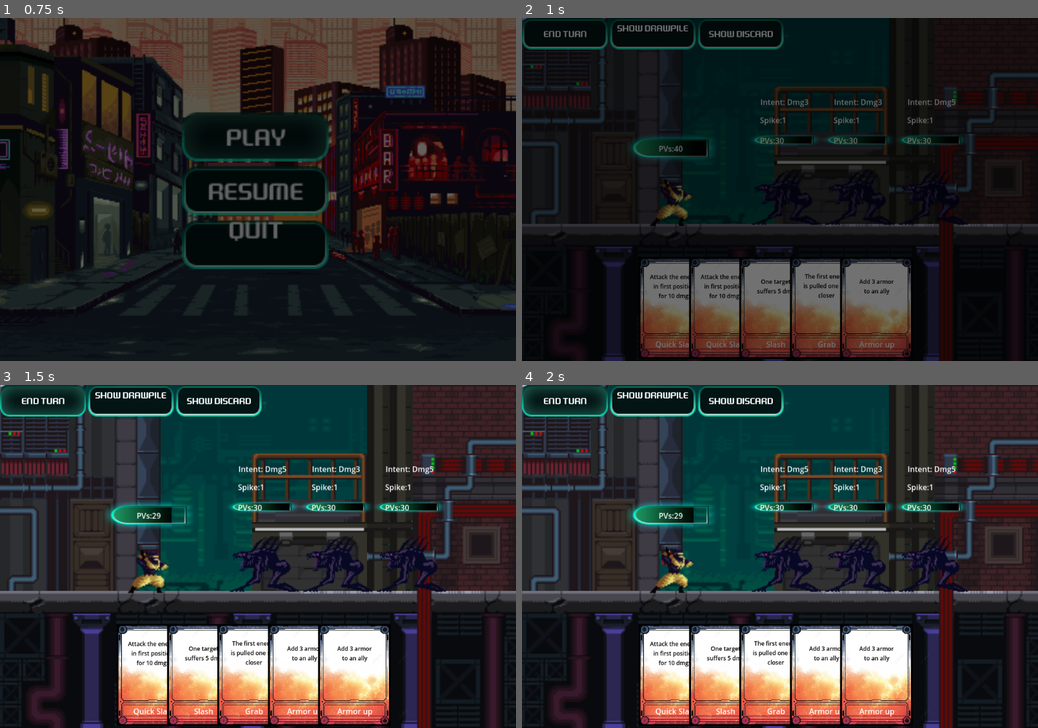
Above: before the commit, frames 1-4 (two rows, left to right).
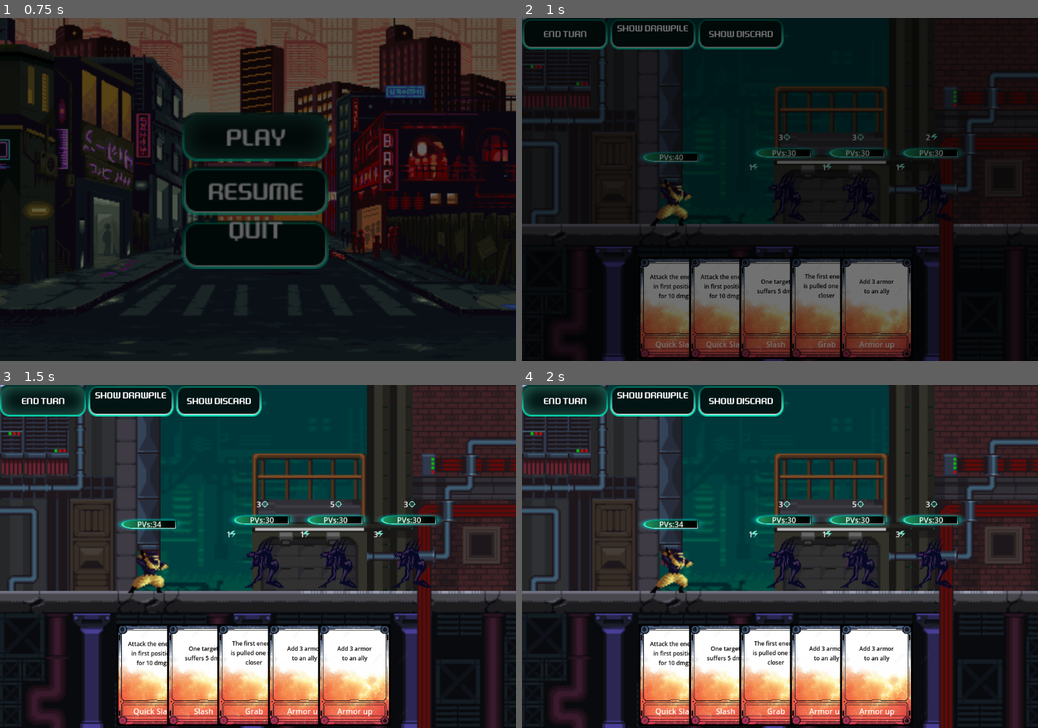
Above: after the commit, the same moments.

Repository: Azhrilla/SlayTheDungeon
Game: Godot game, scene res://UI/main_menu.tscn
Same seed, same stepped clock (60 frames per second), same inputs: the game is played once before the commit and once after it.
Inputs:
- Up to frame 1 (0.75 s): click "Play" at 0.5 s
- Up to frame 2 (1 s): no input
- Up to frame 3 (1.5 s): click "End Turn" at 1.25 s
- Up to frame 4 (2 s): no input

Frame 1 is identical in both runs. In frame 2, 2.5% of the frame differs, in the area x 21-87%, y 23-61%; in frame 3, 5.2%, in the area x 20-87%, y 23-61%; in frame 4, 5.2%.

Commit message:
UI update
_added status incons
_moved a lot of the assets to tidy a little

Diff:
--- a/Enemies/enemy_caillou.tscn
+++ b/Enemies/enemy_caillou.tscn
@@ -1,13 +1,13 @@
-[gd_scene load_steps=4 format=3 uid="uid://ckgf8vpe4io37"]
+[gd_scene load_steps=4 format=3 uid="uid://dakepv5v8j14s"]
 
-[ext_resource type="PackedScene" uid="uid://2l8jq7mh7hip" path="res://Game/enemy.tscn" id="1_3xy6u"]
-[ext_resource type="Texture2D" uid="uid://t6lbuvj4aw0i" path="res://Graphics/caillou.webp" id="2_008xq"]
-[ext_resource type="Script" path="res://Enemies/enemy_caillou.gd" id="2_ji2lm"]
+[ext_resource type="PackedScene" uid="uid://dsjhyxievg8pq" path="res://Game/enemy.tscn" id="1_3xy6u"]
+[ext_resource type="Texture2D" uid="uid://t6lbuvj4aw0i" path="res://Graphics/Bordel/caillou.webp" id="2_008xq"]
+[ext_resource type="Script" uid="uid://cvh2n13ggdyhb" path="res://Enemies/enemy_caillou.gd" id="2_ji2lm"]
 
-[node name="enemy_caillou" instance=ExtResource("1_3xy6u")]
+[node name="EnemyCaillou" instance=ExtResource("1_3xy6u")]
 script = ExtResource("2_ji2lm")
 
-[node name="Sprite2D" parent="." index="5"]
-position = Vector2(-0.500005, -22)
-scale = Vector2(0.565385, 0.55)
+[node name="Sprite2D" parent="." index="1"]
+position = Vector2(-0.9999999, 18)
+scale = Vector2(-0.3733052, 0.40041056)
 texture = ExtResource("2_008xq")
--- a/Enemies/enemy_factory.gd
+++ b/Enemies/enemy_factory.gd
@@ -4,6 +4,7 @@
 const caillou:PackedScene = preload("res://Enemies/enemy_caillou.tscn")
 const flame:PackedScene = preload("res://Enemies/enemy_flame.tscn")
 const sniper:PackedScene = preload("res://Enemies/enemy_sniper.tscn")
+
 
 
 static func createEnemy(_id:String)->Enemy:
--- a/Enemies/enemy_flame.gd
+++ b/Enemies/enemy_flame.gd
@@ -8,6 +8,11 @@
 	m_spikeDmg = 1
 	m_intentions = ["Dmg3","Dmg3","Dmg3","Dmg5","Dmg5","Spike+2"]
 	super._ready()
+
+func updateIntentionStatus(_str:String):
+	super.updateIntentionStatus(_str)
+	if _str.contains("Spike+2"):
+		$CharUI/UIContainer/Control/Icon_Status.setStatus(2,Globals.statusType.SPIKE)
 
 func attack(_heroes:Array[Character]) -> void:
 	match m_currentIntention:
--- a/Enemies/enemy_flame.tscn
+++ b/Enemies/enemy_flame.tscn
@@ -1,22 +1,13 @@
-[gd_scene load_steps=4 format=3 uid="uid://cdedftd4r01y6"]
+[gd_scene load_steps=4 format=3 uid="uid://gumnk56wfijl"]
 
-[ext_resource type="PackedScene" uid="uid://2l8jq7mh7hip" path="res://Game/enemy.tscn" id="1_6f836"]
-[ext_resource type="Script" path="res://Enemies/enemy_flame.gd" id="1_jjild"]
-[ext_resource type="Texture2D" uid="uid://bka0m3wcudjx7" path="res://Graphics/AlienBite/scifi_alien_bite_1.png" id="3_320ju"]
+[ext_resource type="PackedScene" uid="uid://dsjhyxievg8pq" path="res://Game/enemy.tscn" id="1_6f836"]
+[ext_resource type="Script" uid="uid://bmgtfaarpju52" path="res://Enemies/enemy_flame.gd" id="1_jjild"]
+[ext_resource type="Texture2D" uid="uid://bka0m3wcudjx7" path="res://Graphics/Bordel/AlienBite/scifi_alien_bite_1.png" id="3_320ju"]
 
-[node name="Enemy_Flame" instance=ExtResource("1_6f836")]
+[node name="EnemyFlame" instance=ExtResource("1_6f836")]
 script = ExtResource("1_jjild")
 
-[node name="HealthValue" parent="." index="2"]
-horizontal_alignment = 0
-
-[node name="ArmorValue" parent="." index="3"]
-horizontal_alignment = 0
-
-[node name="Sprite2D" parent="." index="5"]
-position = Vector2(-2.38419e-07, 4.76837e-07)
-scale = Vector2(2, 2.155)
+[node name="Sprite2D" parent="." index="1"]
+position = Vector2(2, -1.000001)
+scale = Vector2(1.1291437, 1.9355764)
 texture = ExtResource("3_320ju")
-
-[node name="AnimatedSpriteEnemy" parent="." index="6"]
-visible = false
--- a/Enemies/enemy_sniper.tscn
+++ b/Enemies/enemy_sniper.tscn
@@ -1,17 +1,13 @@
-[gd_scene load_steps=4 format=3 uid="uid://b0sf0rskk58b3"]
+[gd_scene load_steps=4 format=3 uid="uid://dtlrlbygskqkc"]
 
-[ext_resource type="PackedScene" uid="uid://2l8jq7mh7hip" path="res://Game/enemy.tscn" id="1_t70xj"]
-[ext_resource type="Script" path="res://sniper.gd" id="2_h5qy7"]
-[ext_resource type="Texture2D" uid="uid://c8f65vkqj1urx" path="res://Graphics/sniper.png" id="3_2e3n3"]
+[ext_resource type="PackedScene" uid="uid://dsjhyxievg8pq" path="res://Game/enemy.tscn" id="1_xuy8n"]
+[ext_resource type="Script" uid="uid://2omc3j8hpx2a" path="res://Enemies/enemy_sniper.gd" id="2_okj4a"]
+[ext_resource type="Texture2D" uid="uid://c8f65vkqj1urx" path="res://Graphics/Bordel/sniper.png" id="3_okj4a"]
 
-[node name="Sniper" instance=ExtResource("1_t70xj")]
-script = ExtResource("2_h5qy7")
+[node name="EnemySniper" instance=ExtResource("1_xuy8n")]
+scale = Vector2(0.94278854, 1)
+script = ExtResource("2_okj4a")
 
-[node name="Intention" parent="." index="4"]
-offset_left = -49.0
-offset_top = -154.0
-offset_right = 49.0
-offset_bottom = -131.0
-
-[node name="Sprite2D" parent="." index="5"]
-texture = ExtResource("3_2e3n3")
+[node name="Sprite2D" parent="." index="1"]
+scale = Vector2(0.301056, 0.25557813)
+texture = ExtResource("3_okj4a")
--- a/Game/character.gd
+++ b/Game/character.gd
@@ -4,11 +4,13 @@
 var m_currentHealth = 0
 var m_currentArmor = 0
 var m_type = Globals.type.NONE
+var m_currentPosition = 0
+var m_spikeDmg:int = 0
+
 signal OnDeath
 signal mouseOver(_char:Character)
+var iconStatusScene:PackedScene = preload("res://UI/Icons/icon_status.tscn")
 
-var m_currentPosition = 0
-var m_spikeDmg:int = 0
 
 func startRound(_heroes:Array[Character],_monsters:Array[Character]):
 	m_currentArmor = 0
@@ -17,17 +19,45 @@
 	pass
 
 func _ready() -> void:
-	$HealthBar.max_value = m_currentHealth
+	$CharUI/UIContainer/HealthBar.max_value = m_currentHealth
+
+func getStatusCount() -> int:
+	var statusCount = 0
+	if m_currentArmor > 0:
+		statusCount+=1
+	if m_spikeDmg > 0:
+		statusCount+=1
+	return statusCount
+
+func setArmor(indexStatusInput:int) -> int:
+	if m_currentArmor == 0:
+		return indexStatusInput
+	var statusIcon = $CharUI/UIContainer/StatusContainer.get_child(indexStatusInput)
+	statusIcon.setStatus(m_currentArmor,Globals.statusType.ARMOR)
+	return indexStatusInput + 1
+
+func setSpike(indexStatusInput:int) -> int:
+	if m_spikeDmg == 0:
+		return indexStatusInput
+	var statusIcon = $CharUI/UIContainer/StatusContainer.get_child(indexStatusInput)
+	statusIcon.setStatus(m_spikeDmg,Globals.statusType.SPIKE)
+	return indexStatusInput + 1
+
+func updateStatusGUI():
+	var statusCount = getStatusCount()
+	while $CharUI/UIContainer/StatusContainer.get_child_count() > statusCount:
+		$CharUI/UIContainer/StatusContainer.remove_child($CharUI/UIContainer/StatusContainer.get_child(0))
+	while $CharUI/UIContainer/StatusContainer.get_child_count() < statusCount:
+		$CharUI/UIContainer/StatusContainer.add_child(iconStatusScene.instantiate())
+
+	var statusIndex = 0
+	statusIndex = setArmor(statusIndex)
+	statusIndex = setSpike(statusIndex)
 
 func _process(_delta: float) -> void:
-	$HealthBar.value = m_currentHealth
-	var buffText:String = ""
-	if m_currentArmor > 0:
-		buffText += "Armor:{0}".format([m_currentArmor])
-	if m_spikeDmg > 0:
-		buffText += "Spike:{0}".format([m_spikeDmg])
-	$ArmorValue.text = buffText
-	$HealthValue.text = "PVs:{0}".format([m_currentHealth])
+	updateStatusGUI()
+	$CharUI/UIContainer/HealthBar.value = m_currentHealth
+	$CharUI/UIContainer/HealthBar/HealthValue.text = "PVs:{0}".format([m_currentHealth])
 
 func useArmorAndGetDmg(_dmg:int) -> int:
 	var absorbedDmg = min(m_currentArmor,_dmg)
--- a/Game/character.tscn
+++ b/Game/character.tscn
@@ -1,8 +1,8 @@
 [gd_scene load_steps=4 format=3 uid="uid://b3or1ncou622t"]
 
-[ext_resource type="Script" path="res://Game/character.gd" id="1_wvyfx"]
-[ext_resource type="Texture2D" uid="uid://bno2yip2i53du" path="res://Graphics/UI/Panel Empty.png" id="2_00k8r"]
-[ext_resource type="Texture2D" uid="uid://c2vdcwffkq0fh" path="res://Graphics/UI/Panel Empty Green.png" id="3_cto16"]
+[ext_resource type="Script" uid="uid://lw5c7gwqboqc" path="res://Game/character.gd" id="1_wvyfx"]
+[ext_resource type="Texture2D" uid="uid://bno2yip2i53du" path="res://Graphics/UI/HealthBar/Panel Empty.png" id="2_x570n"]
+[ext_resource type="Texture2D" uid="uid://c2vdcwffkq0fh" path="res://Graphics/UI/HealthBar/Panel Empty Green.png" id="3_vdy7i"]
 
 [node name="Character" type="Area2D"]
 script = ExtResource("1_wvyfx")
@@ -10,31 +10,60 @@
 [node name="CollisionShape2D" type="CollisionShape2D" parent="."]
 position = Vector2(2, -7.5)
 
-[node name="HealthBar" type="TextureProgressBar" parent="."]
-offset_left = -102.0
-offset_top = -157.0
-offset_right = 102.0
-offset_bottom = -92.0
-nine_patch_stretch = true
-texture_under = ExtResource("2_00k8r")
-texture_progress = ExtResource("3_cto16")
-
-[node name="HealthValue" type="Label" parent="."]
-offset_left = -50.0
-offset_top = -135.0
-offset_right = 48.0
-offset_bottom = -112.0
-horizontal_alignment = 1
-
-[node name="ArmorValue" type="Label" parent="."]
-offset_left = -50.0
-offset_top = -178.0
-offset_right = 48.0
-offset_bottom = -155.0
-horizontal_alignment = 1
-
 [node name="Sprite2D" type="Sprite2D" parent="."]
 position = Vector2(1.625, -8.375)
 scale = Vector2(0.38591, 0.415577)
 
+[node name="CharUI" type="Control" parent="."]
+custom_minimum_size = Vector2(150, 150)
+layout_mode = 3
+anchors_preset = 8
+anchor_left = 0.5
+anchor_top = 0.5
+anchor_right = 0.5
+anchor_bottom = 0.5
+offset_left = -75.0
+offset_top = -120.0
+offset_right = 75.0
+offset_bottom = 30.0
+grow_horizontal = 2
+grow_vertical = 2
+
+[node name="UIContainer" type="VBoxContainer" parent="CharUI"]
+layout_mode = 1
+anchors_preset = 15
+anchor_right = 1.0
+anchor_bottom = 1.0
+grow_horizontal = 2
+grow_vertical = 2
+
+[node name="HealthBar" type="TextureProgressBar" parent="CharUI/UIContainer"]
+custom_minimum_size = Vector2(100, 30)
+layout_mode = 2
+nine_patch_stretch = true
+texture_under = ExtResource("2_x570n")
+texture_progress = ExtResource("3_vdy7i")
+metadata/_edit_lock_ = true
+
+[node name="HealthValue" type="Label" parent="CharUI/UIContainer/HealthBar"]
+layout_mode = 1
+anchors_preset = 8
+anchor_left = 0.5
+anchor_top = 0.5
+anchor_right = 0.5
+anchor_bottom = 0.5
+offset_left = -50.0
+offset_top = -12.5
+offset_right = 50.0
+offset_bottom = 12.5
+grow_horizontal = 2
+grow_vertical = 2
+horizontal_alignment = 1
+metadata/_edit_lock_ = true
+
+[node name="StatusContainer" type="HBoxContainer" parent="CharUI/UIContainer"]
+custom_minimum_size = Vector2(0, 20)
+layout_mode = 2
+metadata/_edit_lock_ = true
+
 [connection signal="mouse_entered" from="." to="." method="_on_mouse_entered"]
--- a/Game/enemy.gd
+++ b/Game/enemy.gd
@@ -11,9 +11,14 @@
 func attack(_heroes:Array[Character]) -> void:
 	pass
 
+func updateIntentionStatus(_str:String):
+	if _str.contains("Dmg"):
+		_str.remove_chars("Dmg")
+		$CharUI/UIContainer/Control/Icon_Status.setStatus(_str.to_int(),Globals.statusType.DMG)
+
 func choseIntention():
 	m_currentIntention = m_intentions.pick_random()
-	$Intention.text = "Intent: "+m_currentIntention
+	updateIntentionStatus(m_currentIntention)
 
 func startRound(_heroes:Array[Character],_monsters:Array[Character]):
 	super.startRound(_heroes,_monsters)
--- a/Game/enemy.tscn
+++ b/Game/enemy.tscn
@@ -1,47 +1,31 @@
-[gd_scene load_steps=3 format=3 uid="uid://2l8jq7mh7hip"]
+[gd_scene load_steps=4 format=3 uid="uid://dsjhyxievg8pq"]
 
 [ext_resource type="PackedScene" uid="uid://b3or1ncou622t" path="res://Game/character.tscn" id="1_w44hy"]
-
-[sub_resource type="SpriteFrames" id="SpriteFrames_6a2xg"]
-animations = [{
-"frames": [],
-"loop": true,
-"name": &"default",
-"speed": 5.0
-}, {
-"frames": [],
-"loop": true,
-"name": &"idle",
-"speed": 5.0
-}]
+[ext_resource type="Script" uid="uid://xo5mjkujeho2" path="res://Game/enemy.gd" id="2_3lea4"]
+[ext_resource type="PackedScene" uid="uid://c8lxcjexkeo5q" path="res://UI/Icons/icon_status.tscn" id="3_jv4p2"]
 
 [node name="Enemy" instance=ExtResource("1_w44hy")]
+script = ExtResource("2_3lea4")
 
-[node name="HealthBar" parent="." index="1"]
-offset_left = -79.0
-offset_top = -122.0
-offset_right = 80.0
-offset_bottom = -95.0
+[node name="CharUI" parent="." index="2"]
+offset_top = -130.0
+offset_bottom = 20.0
 
-[node name="HealthValue" parent="." index="2"]
-offset_left = -51.0
-offset_top = -119.0
-offset_right = 47.0
-offset_bottom = -96.0
+[node name="Control" type="Control" parent="CharUI/UIContainer" index="0"]
+custom_minimum_size = Vector2(0, 30)
+layout_mode = 2
+size_flags_horizontal = 4
 
-[node name="ArmorValue" parent="." index="3"]
-offset_left = -51.0
-offset_top = -162.0
-offset_right = 47.0
-offset_bottom = -139.0
-
-[node name="Intention" type="Label" parent="." index="4"]
-offset_left = -50.0
-offset_top = -200.0
-offset_right = 48.0
-offset_bottom = -177.0
-horizontal_alignment = 1
-
-[node name="AnimatedSpriteEnemy" type="AnimatedSprite2D" parent="." index="6"]
-sprite_frames = SubResource("SpriteFrames_6a2xg")
-animation = &"idle"
+[node name="Icon_Status" parent="CharUI/UIContainer/Control" index="0" instance=ExtResource("3_jv4p2")]
+layout_mode = 1
+anchors_preset = 8
+anchor_left = 0.5
+anchor_top = 0.5
+anchor_right = 0.5
+anchor_bottom = 0.5
+offset_left = -12.5
+offset_top = -15.0
+offset_right = 12.5
+offset_bottom = 15.0
+grow_horizontal = 2
+grow_vertical = 2
--- a/Graphics/UI/tilemap.tres
+++ b/Graphics/UI/tilemap.tres
@@ -1,6 +1,6 @@
 [gd_resource type="TileSet" load_steps=3 format=3 uid="uid://ce22gsyr1i1cv"]
 
-[ext_resource type="Texture2D" uid="uid://s77pkekc4veu" path="res://Graphics/UI/tests/Sidescroller Shooter - Central City/Assets/Buildings.png" id="1_mcxwy"]
+[ext_resource type="Texture2D" uid="uid://s77pkekc4veu" path="res://Graphics/Bordel/tests/Sidescroller Shooter - Central City/Assets/Buildings.png" id="1_mcxwy"]
 
 [sub_resource type="TileSetAtlasSource" id="TileSetAtlasSource_lj5ke"]
 texture = ExtResource("1_mcxwy")
--- /dev/null
+++ b/UI/Icons/icon_armor.tscn
@@ -0,0 +1,7 @@
+[gd_scene load_steps=3 format=3 uid="uid://bmww6digmsao3"]
+
+[ext_resource type="PackedScene" uid="uid://c8lxcjexkeo5q" path="res://UI/Icons/icon_status.tscn" id="1_legbl"]
+[ext_resource type="Texture2D" uid="uid://wei22wbkqf68" path="res://Graphics/UI/Icons/shield.png" id="2_r4iid"]
+
+[node name="Icon_Armor" instance=ExtResource("1_legbl")]
+texture = ExtResource("2_r4iid")
--- /dev/null
+++ b/UI/Icons/icon_status.gd
@@ -0,0 +1,28 @@
+extends Control
+
+var m_statusType:Globals.statusType = Globals.statusType.NONE
+
+func setStatus(_value:int,_statusType:Globals.statusType):
+	$value.text = str(_value)
+	if _value == 0:
+		$value.visible = false
+	else:
+		$value.visible = true
+
+	if m_statusType == _statusType:
+		return
+
+	m_statusType = _statusType
+	match _statusType:
+		Globals.statusType.SPIKE:
+			var texturePath= "res://Graphics/UI/Icons/lightning.png"
+			var texture2d = load(texturePath)
+			$TextureStatus.texture = texture2d;
+		Globals.statusType.ARMOR:
+			var texturePath= "res://Graphics/UI/Icons/shield.png"
+			var texture2d = load(texturePath)
+			$TextureStatus.texture = texture2d;
+		Globals.statusType.DMG:
+			var texturePath= "res://Graphics/UI/Icons/target.png"
+			var texture2d = load(texturePath)
+			$TextureStatus.texture = texture2d;
--- /dev/null
+++ b/UI/Icons/icon_status.tscn
@@ -0,0 +1,36 @@
+[gd_scene load_steps=2 format=3 uid="uid://c8lxcjexkeo5q"]
+
+[ext_resource type="Script" uid="uid://dffrcvpdatr7k" path="res://UI/Icons/icon_status.gd" id="1_gb0o6"]
+
+[node name="Icon_Status" type="Control"]
+custom_minimum_size = Vector2(20, 20)
+layout_mode = 3
+anchors_preset = 0
+offset_right = 25.0
+offset_bottom = 30.0
+script = ExtResource("1_gb0o6")
+
+[node name="TextureStatus" type="TextureRect" parent="."]
+custom_minimum_size = Vector2(15, 15)
+layout_mode = 1
+anchors_preset = 6
+anchor_left = 1.0
+anchor_top = 0.5
+anchor_right = 1.0
+anchor_bottom = 0.5
+offset_left = -15.0
+offset_top = -7.5
+offset_bottom = 7.5
+grow_horizontal = 0
+grow_vertical = 2
+expand_mode = 1
+
+[node name="value" type="Label" parent="."]
+layout_mode = 1
+anchors_preset = 4
+anchor_top = 0.5
+anchor_bottom = 0.5
+offset_top = -11.5
+offset_right = 20.0
+offset_bottom = 11.5
+grow_vertical = 2
--- a/UI/main_menu.tscn
+++ b/UI/main_menu.tscn
@@ -1,15 +1,15 @@
 [gd_scene load_steps=13 format=3 uid="uid://dg5t3rwrpb85k"]
 
-[ext_resource type="Script" path="res://UI/main_menu.gd" id="1_o7cre"]
-[ext_resource type="Texture2D" uid="uid://mnxlwlmag0u1" path="res://Graphics/UI/mainmenuscroller/CityLayers/back.png" id="2_tg7sp"]
-[ext_resource type="Texture2D" uid="uid://breq2e4hdjvx6" path="res://Graphics/UI/mainmenuscroller/CityLayers/middle.png" id="3_epo37"]
-[ext_resource type="Shader" path="res://Graphics/UI/mainmenuscroller/auto_scroller.gdshader" id="4_j5vsb"]
-[ext_resource type="Texture2D" uid="uid://dbotj68k7ffx5" path="res://Graphics/UI/mainmenuscroller/CityLayers/foreground-empty.png" id="4_u5d2g"]
-[ext_resource type="Texture2D" uid="uid://dcyo3w2yufkom" path="res://Graphics/UI/Button Normal.png" id="6_j261a"]
-[ext_resource type="Texture2D" uid="uid://df5slpovx00bd" path="res://Graphics/UI/Button Active.png" id="7_1781y"]
-[ext_resource type="Texture2D" uid="uid://cucvqy18cqvf3" path="res://Graphics/UI/Button Hover.png" id="8_yp4m7"]
+[ext_resource type="Script" uid="uid://yo3mvyivmumr" path="res://UI/main_menu.gd" id="1_o7cre"]
+[ext_resource type="Texture2D" uid="uid://mnxlwlmag0u1" path="res://Graphics/Bordel/mainmenuscroller/CityLayers/back.png" id="2_tg7sp"]
+[ext_resource type="Texture2D" uid="uid://breq2e4hdjvx6" path="res://Graphics/Bordel/mainmenuscroller/CityLayers/middle.png" id="3_epo37"]
+[ext_resource type="Shader" uid="uid://burde5b82da68" path="res://Graphics/Bordel/mainmenuscroller/auto_scroller.gdshader" id="4_j5vsb"]
+[ext_resource type="Texture2D" uid="uid://dbotj68k7ffx5" path="res://Graphics/Bordel/mainmenuscroller/CityLayers/foreground-empty.png" id="4_u5d2g"]
+[ext_resource type="Texture2D" uid="uid://dcyo3w2yufkom" path="res://Graphics/UI/Buttons/Button Normal.png" id="6_j261a"]
+[ext_resource type="Texture2D" uid="uid://df5slpovx00bd" path="res://Graphics/UI/Buttons/Button Active.png" id="7_1781y"]
+[ext_resource type="Texture2D" uid="uid://cucvqy18cqvf3" path="res://Graphics/UI/Buttons/Button Hover.png" id="8_yp4m7"]
 [ext_resource type="Theme" uid="uid://cd80bws3txap5" path="res://UI/ui_theme.tres" id="9_f4yia"]
-[ext_resource type="AudioStream" uid="uid://dlj20q6oi3gh1" path="res://Graphics/UI/mainmenuscroller/Music/cyberpunk-street.ogg" id="10_fmsjt"]
+[ext_resource type="AudioStream" uid="uid://dlj20q6oi3gh1" path="res://Graphics/Bordel/mainmenuscroller/Music/cyberpunk-street.ogg" id="10_fmsjt"]
 
 [sub_resource type="ShaderMaterial" id="ShaderMaterial_redmv"]
 shader = ExtResource("4_j5vsb")
--- a/globals.gd
+++ b/globals.gd
@@ -6,6 +6,7 @@
 enum type{HERO,MONSTER,NONE}
 enum target{NONE,ALLY1,ALLY2,ALLY3,ENEMY1,ENEMY2,ENEMY3,ENEMY4}
 enum cardState{DEFAULT,PLAYABLE,HOVERED}
+enum statusType{NONE,ARMOR,SPIKE,DMG}
 
 var m_playLevel = "res://Game/play_level.tscn"
 var m_victoryLevel = "res://UI/victory.tscn"
Renamed: sniper.gd -> Enemies/enemy_sniper.gd
Renamed: sniper.gd.uid -> Enemies/enemy_sniper.gd.uid
Not shown, removed: Graphics/AlienBite/scifi_alien_bite_1.png.import
Not shown, removed: Graphics/AlienBite/scifi_alien_bite_2.png.import
Not shown, removed: Graphics/AlienBite/scifi_alien_bite_3.png.import
Not shown, removed: Graphics/AlienBite/scifi_alien_bite_4.png.import
Not shown, removed: Graphics/AlienBite/scifi_alien_bite_5.png.import
Not shown, removed: Graphics/AlienBite/scifi_alien_die_1.png.import
Not shown, removed: Graphics/AlienBite/scifi_alien_die_2.png.import
Not shown, removed: Graphics/AlienBite/scifi_alien_die_3.png.import
Not shown, removed: Graphics/AlienBite/scifi_alien_die_4.png.import
Not shown, removed: Graphics/AlienBite/scifi_alien_die_5.png.import
(and 180 more such lines)
